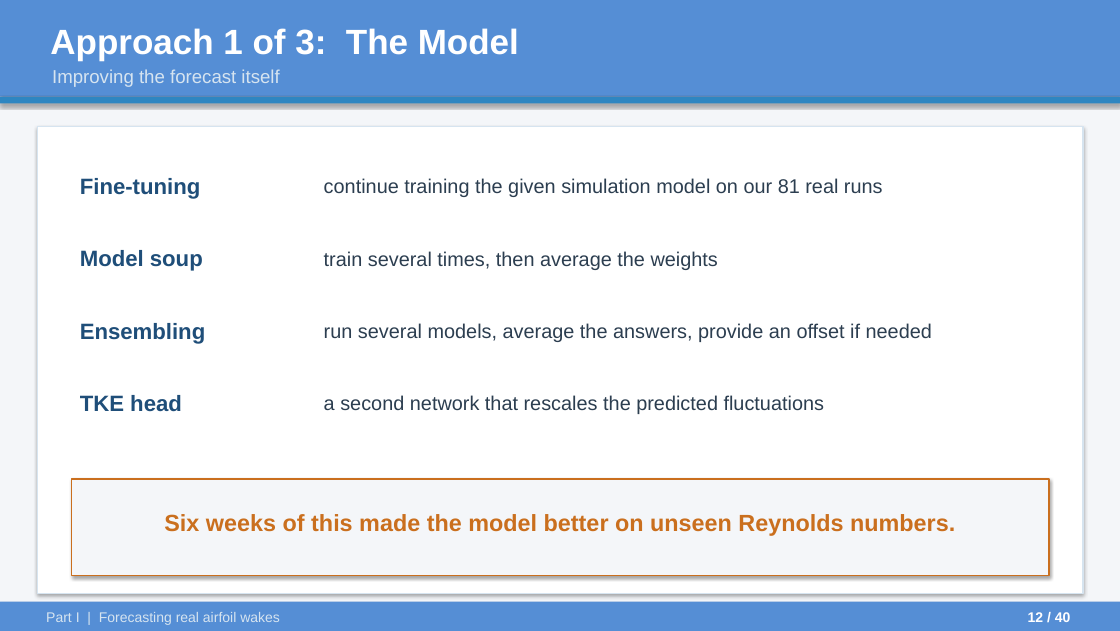
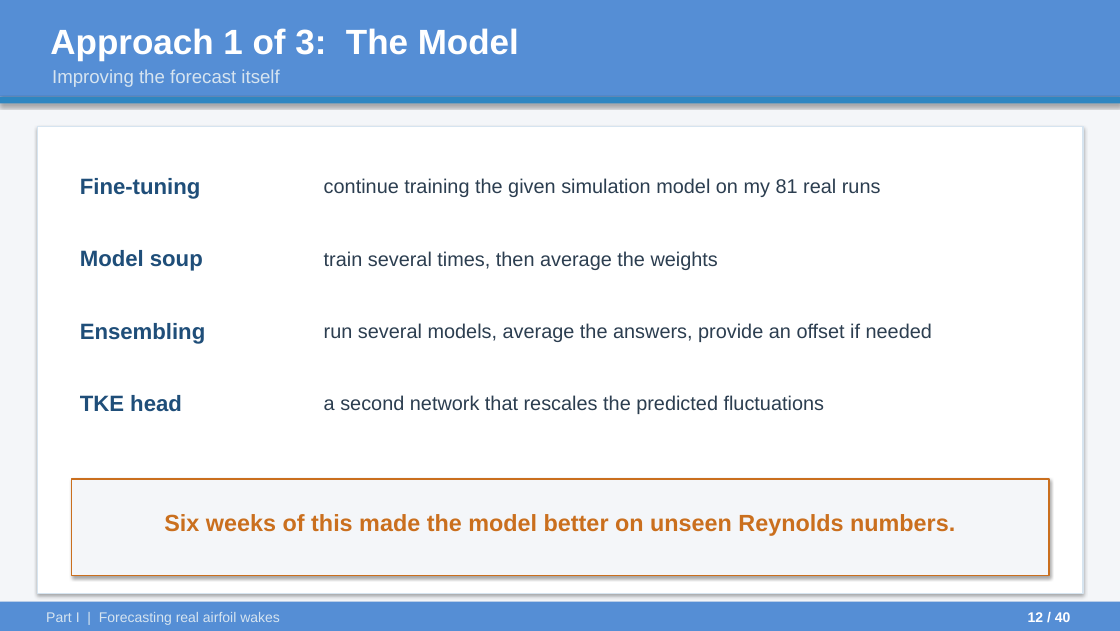
Before and after one commit to ARYAMANN7279/aurora-from-scratch-jax, a slide deck: slide 12 of UGP_Final/UGP_Final_Presentation.pptx. Drawn at 1120x631 pixels with LibreOffice and Linux fonts; fonts in the diff are those of the drawing. Boxes give left, top, right and bottom in pixels: in the first picture for what was removed or moved away, otherwise in the second. Text is boxed around its words. In the diff, an @@ line names an element or a change of style, - is before the commit and + after.

```diff
--- a/UGP_Final/UGP_Final_Presentation.pptx
+++ b/UGP_Final/UGP_Final_Presentation.pptx
@@ text at [324, 178, 881, 197]: text changed @@
-continue training the given simulation model on our 81 real runs
+continue training the given simulation model on my 81 real runs
```
Also in this commit, not shown: 19 other slides changed, 2 other files.
